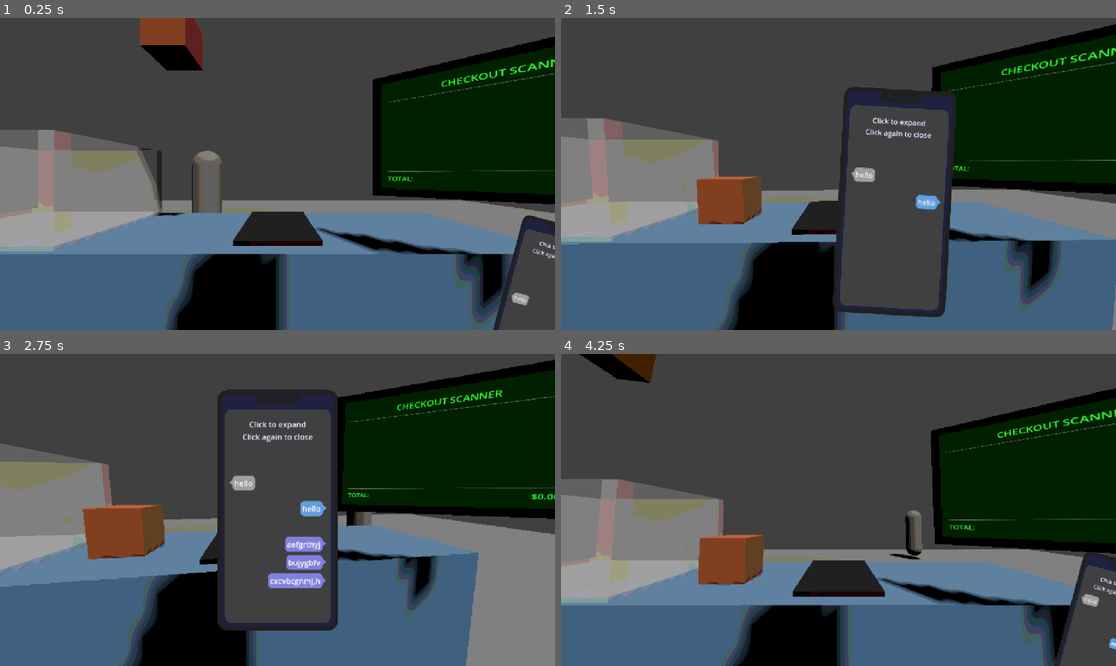
Above: before the commit, frames 1-4 (two rows, left to right).
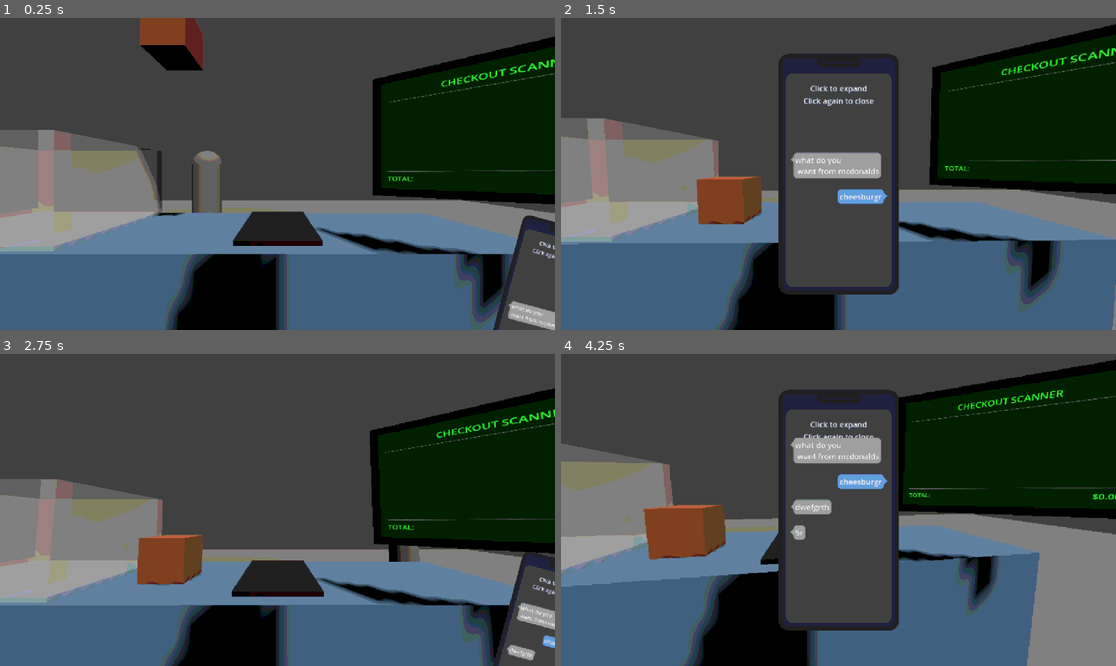
Above: after the commit, the same moments.

Repository: Filkspline/LastShift
Game: Godot game, scene res://scenes/testmain.tscn
Two runs of this game, one before a commit and one after it. Both use one fixed random seed, a clock stepped at 60 frames per second and the inputs below.
Inputs (mouse positions are in pixels of both pictures, inside the frame that each line leads up to; where the layout moved, square brackets give the same spot in the first picture):
- Up to frame 1 (0.25 s): no input
- Up to frame 2 (1.5 s): click (1104, 305) at 0.5 s; click (860, 220) at 1.27 s
- Up to frame 3 (2.75 s): click (277, 450) [554, 600] at 2 s
- Up to frame 4 (4.25 s): click (866, 544) at 2.77 s; click (1115, 600) [838, 450] at 3.5 s

The runs differ from the first frame. In frame 1, 0.6% of the frame differs, in the area x 91-100%, y 87-100%; in frame 2, 16%; in frame 3, 49%; in frame 4, 51%, in the area x 0-100%, y 0-100%.

Commit message:
fix: edited offset

Diff:
--- a/last-shift-ver-1/scenes/phone.tscn
+++ b/last-shift-ver-1/scenes/phone.tscn
@@ -84,7 +84,7 @@
 layout_mode = 2
 char_width_of_box = 12
 slide_to_the_right = -60.0
-offset = Vector2(-80, -80)
+offset = Vector2(-80, -30)
 
 [node name="Notch" type="Panel" parent="PhoneBody"]
 layout_mode = 0
--- a/last-shift-ver-1/wSMS/message_queue.gd
+++ b/last-shift-ver-1/wSMS/message_queue.gd
@@ -66,8 +66,8 @@
 
 ## Load the test script
 func run_test():
-	load_file("othertestdoc.txt")
-	await play_from_scene("choicetest")
+	load_file("test_forgame.txt")
+	await play_from_scene("choicescene")
 
 ## Blocking function for playing from a set starting point at a scene
 func play_from_scene(scene_name: String):
Not shown, changed: last-shift-ver-1/wSMS/resources/scripts/test_forgame.txt
